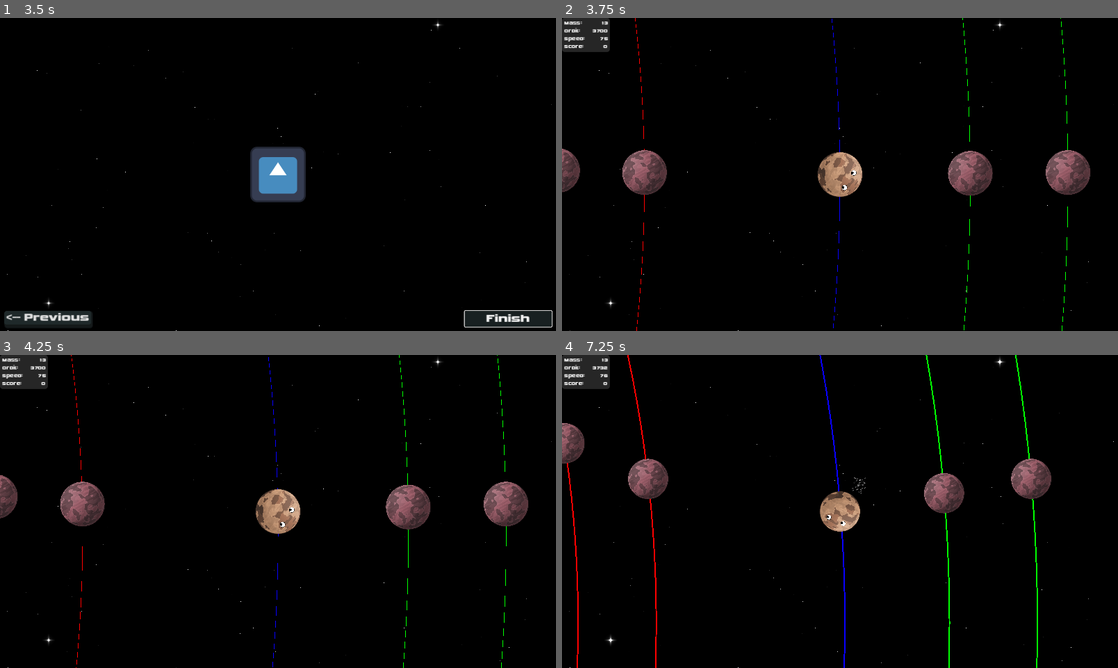
Above: before the commit, frames 1-4 (two rows, left to right).
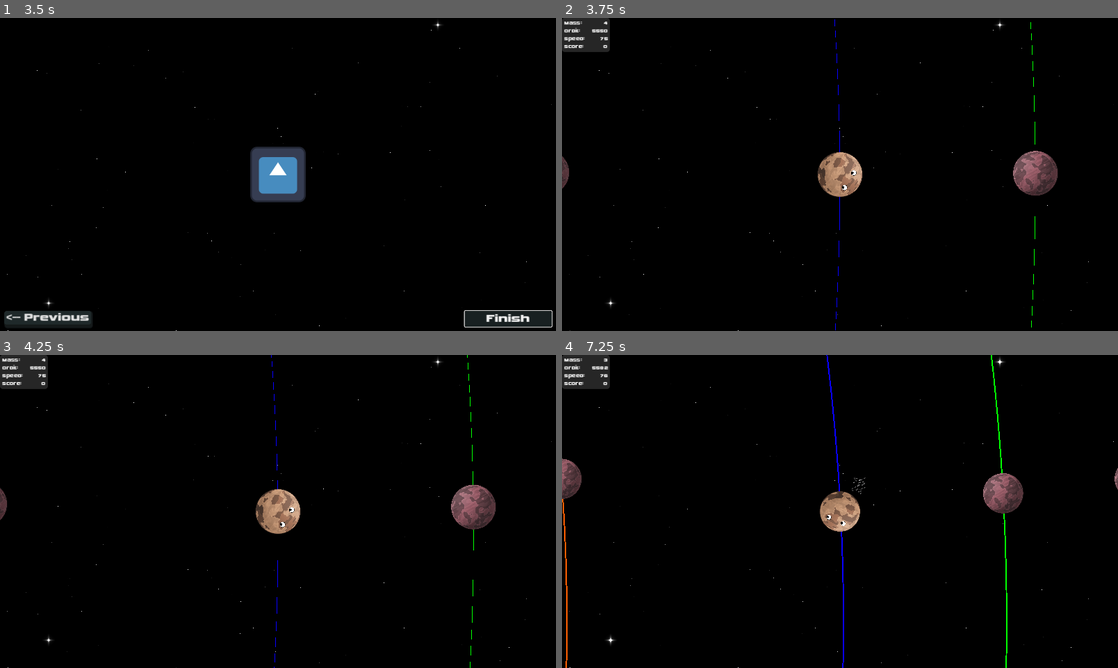
Above: after the commit, the same moments.

Repository: AnEvilPenguin/Pirate-Jam-16
Game: Godot game, scene res://Controllers/GameController/GameController.tscn
The game is run twice, just before and just after one commit, with the same random seed, the same clock (stepped at 60 frames per second) and the same inputs. The engine's default icon, where the game draws it, is replaced by a stand-in: a white triangle on a blue panel in a dark square.
Inputs (mouse positions are in pixels of both pictures, inside the frame that each line leads up to):
- Up to frame 1 (3.5 s): click "NEW GAME" at 0.5 s; click "Next -->" at 1.25 s; click "<-- Previous" at 2 s; click "Next -->" at 2.75 s
- Up to frame 2 (3.75 s): click "Finish" at 3.5 s
- Up to frame 3 (4.25 s): no input
- Up to frame 4 (7.25 s): tap Enter (ui_accept) at 4.25, 4.52, 5.27, 6.77 s; move the mouse to (962, 495) at 4.27 s; hold Space (add_momentum) 4.28-5.03 s; hold Right (ui_right) 4.28-5.78 s; move the mouse to (728, 527) at 5.02 s; tap Mouse wheel up (zoom_in) at 5.1 s; move the mouse to (895, 442) at 5.77 s; hold Left (ui_left) 5.78-6.53 s; tap Mouse wheel down (zoom_out) at 5.85 s; move the mouse to (812, 574) at 6.52 s; hold Right (ui_right) from 6.53 s (still down); tap Space (add_momentum) at 6.6 s

Frame 1 is identical in both runs. In frame 2, 4.1% of the frame differs, in the area x 0-95%, y 0-100%; in frame 3, 4.1%; in frame 4, 5.2%, in the area x 0-100%, y 0-100%.

Commit message:
refactor: game feel tweaks
disance x 1.5
mass log 2

Diff:
--- a/Scenes/solar_system.tscn
+++ b/Scenes/solar_system.tscn
@@ -16,88 +16,89 @@
 [node name="Planets" type="Node" parent="."]
 
 [node name="Mercury" parent="Planets" instance=ExtResource("3_cuui0")]
-position = Vector2(960, 0)
+position = Vector2(1440, 0)
 speed = 470.0
-mass = 33.0
+mass = 5.0
 texture = ExtResource("4_gj5ru")
-orbitalDistance = 960.0
+orbitalDistance = 1440.0
 
 [node name="Venus" parent="Planets" node_paths=PackedStringArray("center") instance=ExtResource("3_cuui0")]
-position = Vector2(1230, 0)
+position = Vector2(1845, 0)
 speed = 400.0
-mass = 486.0
+mass = 9.0
 center = NodePath("../../Sun")
 texture = ExtResource("4_gj5ru")
-orbitalDistance = 1230.0
+orbitalDistance = 1845.0
 
 [node name="Earth" parent="Planets" instance=ExtResource("3_cuui0")]
-position = Vector2(1525, 0)
+position = Vector2(2288, 0)
 speed = 375.0
-mass = 597.0
+mass = 10.0
 texture = ExtResource("5_h718v")
-orbitalDistance = 1525.0
+orbitalDistance = 2288.0
 
 [node name="Mars" parent="Planets" instance=ExtResource("3_cuui0")]
-position = Vector2(1800, 0)
+position = Vector2(2700, 0)
 speed = 325.0
-mass = 64.0
+mass = 6.0
 texture = ExtResource("4_gj5ru")
-orbitalDistance = 1800.0
+orbitalDistance = 2700.0
 
 [node name="Ceres" parent="Planets" instance=ExtResource("3_cuui0")]
-position = Vector2(2200, 0)
-mass = 50.0
+position = Vector2(3300, 0)
+mass = 5.6
 texture = ExtResource("4_gj5ru")
-orbitalDistance = 2200.0
+orbitalDistance = 3300.0
 
 [node name="Jupiter" parent="Planets" instance=ExtResource("3_cuui0")]
-position = Vector2(2500, 0)
+position = Vector2(3750, 0)
 speed = 200.0
-mass = 189813.0
+mass = 17.53
 texture = ExtResource("4_gj5ru")
-orbitalDistance = 2500.0
+orbitalDistance = 3750.0
 
 [node name="Saturn" parent="Planets" instance=ExtResource("3_cuui0")]
-position = Vector2(2750, 0)
+position = Vector2(4125, 0)
 speed = 175.0
-mass = 56832.0
+mass = 15.7
 texture = ExtResource("4_gj5ru")
-orbitalDistance = 2750.0
+orbitalDistance = 4125.0
 
 [node name="Uranus" parent="Planets" instance=ExtResource("3_cuui0")]
-position = Vector2(3050, 0)
+position = Vector2(4575, 0)
 speed = 125.0
-mass = 8681.0
+mass = 13.0
 texture = ExtResource("4_gj5ru")
-orbitalDistance = 3050.0
+orbitalDistance = 4575.0
 
 [node name="Neptune" parent="Planets" node_paths=PackedStringArray("center") instance=ExtResource("3_cuui0")]
-position = Vector2(3250, 0)
+position = Vector2(4875, 0)
 speed = 100.0
-mass = 10240.0
+mass = 13.3
 center = NodePath("../../Sun")
 texture = ExtResource("4_gj5ru")
-orbitalDistance = 3250.0
+orbitalDistance = 4875.0
 
 [node name="Pluto" parent="Planets" node_paths=PackedStringArray("targetObject") instance=ExtResource("2_08sjl")]
-position = Vector2(3700, 0)
+position = Vector2(5550, 0)
 motion_mode = 1
 speed = 75.0
-orbitalDistance = 3700.0
+mass = 3.7
+orbitalDistance = 5550.0
 targetObject = NodePath("../Earth")
 
 [node name="Makemake" parent="Planets" node_paths=PackedStringArray("center") instance=ExtResource("3_cuui0")]
-position = Vector2(4000, 0)
+position = Vector2(6000, 0)
 speed = 90.0
-mass = 3.0
+mass = 1.5
 center = NodePath("../../Sun")
 texture = ExtResource("4_gj5ru")
-orbitalDistance = 4000.0
+orbitalDistance = 6000.0
 
 [node name="Eris" parent="Planets" node_paths=PackedStringArray("center") instance=ExtResource("3_cuui0")]
-position = Vector2(4225, 0)
+position = Vector2(6338, 0)
 speed = 100.0
-mass = 3.0
+mass = 1.5
 center = NodePath("../../Sun")
 texture = ExtResource("4_gj5ru")
-orbitalDistance = 4225.0
+orbitalDistance = 6338.0
